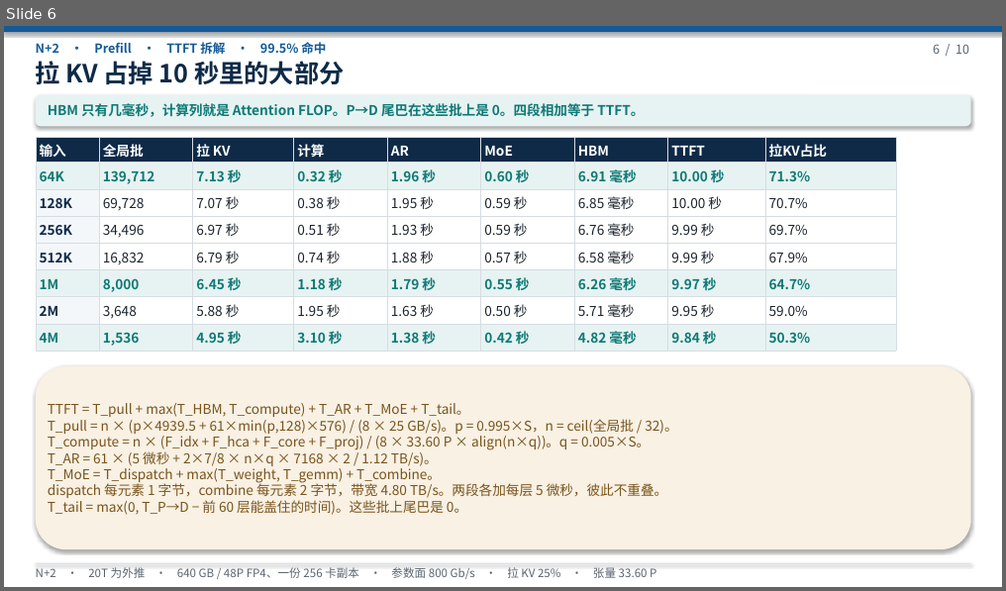
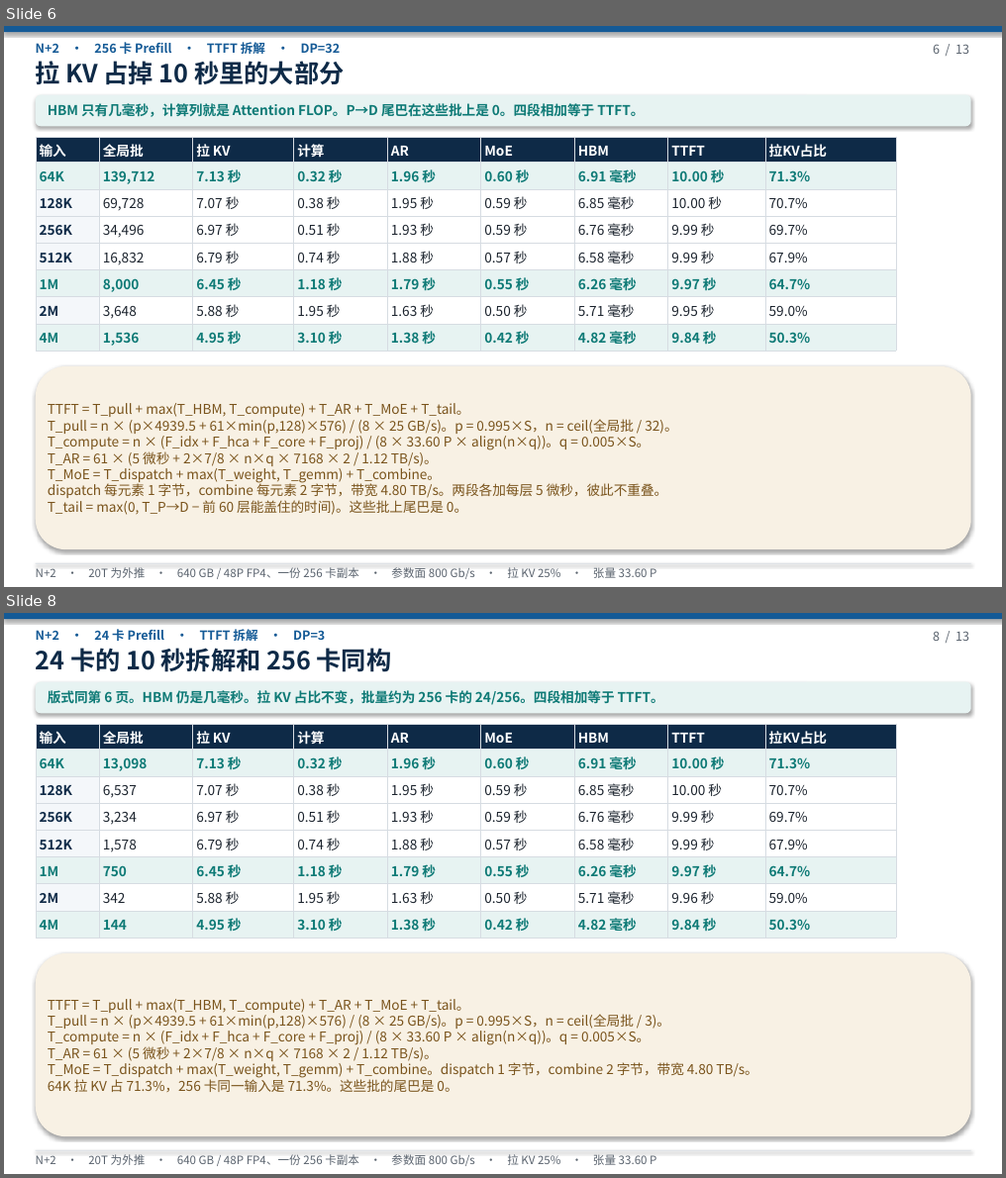
Before and after one commit to 69515164-rgb/UCL-MPComm, a slide deck: docs/deepseek-20t-n2-slo.pptx. Shown one above the other, each under a label of ours: slide 6 before the commit, slides 6 and 8 after it; the slides between them are not shown. The pictures are 1006x591 and 1006x1178 pixels, drawn with LibreOffice and Linux fonts; fonts in the diff are those of the drawing. Boxes give left, top, right and bottom in pixels: in the first picture for what was removed or moved away, otherwise in the second. Text is boxed around its words. In the diff, an @@ line names an element or a change of style, - is before the commit and + after.

```diff
--- a/docs/deepseek-20t-n2-slo.pptx
+++ b/docs/deepseek-20t-n2-slo.pptx
@@ slide 8 added at box(4, 613, 1002, 1174), background #FFFFFF @@
@@ rectangle added at box(4, 613, 1002, 619), fill #145A96 @@
@@ text added at box(36, 629, 325, 641), 12 pt, text #145A96, bold @@
+N+2 · 24 卡 Prefill · TTFT 拆解 · DP=3
@@ text added at box(933, 631, 969, 641), 12 pt, text #5A636E @@
+8 / 13
@@ text added at box(36, 648, 392, 672), 24 pt, text #0E2A47, bold @@
+24 卡的 10 秒拆解和 256 卡同构
@@ rounded rectangle added at box(36, 682, 971, 713), fill #E7F3F2 @@
@@ text added at box(48, 690, 664, 705), 13 pt, text #0E7A76, bold @@
+版式同第 6 页。HBM 仍是几毫秒。拉 KV 占比不变，批量约为 256 卡的 24/256。四段相加等于 TTFT。
@@ table added at box(36, 724, 896, 938), 8 rows, 9 columns @@
+输入 | 全局批 | 拉 KV | 计算 | AR | MoE | HBM | TTFT | 拉KV占比
+64K | 13,098 | 7.13 秒 | 0.32 秒 | 1.96 秒 | 0.60 秒 | 6.91 毫秒 | 10.00 秒 | 71.3%
+128K | 6,537 | 7.07 秒 | 0.38 秒 | 1.95 秒 | 0.59 秒 | 6.85 毫秒 | 10.00 秒 | 70.7%
+256K | 3,234 | 6.97 秒 | 0.51 秒 | 1.93 秒 | 0.59 秒 | 6.76 毫秒 | 9.99 秒 | 69.7%
+512K | 1,578 | 6.79 秒 | 0.74 秒 | 1.88 秒 | 0.57 秒 | 6.58 毫秒 | 9.99 秒 | 67.9%
+1M | 750 | 6.45 秒 | 1.18 秒 | 1.79 秒 | 0.55 秒 | 6.26 毫秒 | 9.97 秒 | 64.7%
+2M | 342 | 5.88 秒 | 1.95 秒 | 1.63 秒 | 0.50 秒 | 5.71 毫秒 | 9.96 秒 | 59.0%
+4M | 144 | 4.95 秒 | 3.10 秒 | 1.38 秒 | 0.42 秒 | 4.82 毫秒 | 9.84 秒 | 50.3%
@@ rounded rectangle added at box(36, 954, 971, 1137), fill #F8F1E4 @@
@@ text added at box(48, 999, 757, 1092), 13 pt, text #7A541C @@
+TTFT = T_pull + max(T_HBM, T_compute) + T_AR + T_MoE + T_tail。
+T_pull = n × (p×4939.5 + 61×min(p,128)×576) / (8 × 25 GB/s)。p = 0.995×S，n = ceil(全局批 / 3)。
+T_compute = n × (F_idx + F_hca + F_core + F_proj) / (8 × 33.60 P × align(n×q))。q = 0.005×S。
+T_AR = 61 × (5 微秒 + 2×7/8 × n×q × 7168 × 2 / 1.12 TB/s)。
+T_MoE = T_dispatch + max(T_weight, T_gemm) + T_combine。dispatch 1 字节，combine 2 字节，带宽 4.80 TB/s。
+64K 拉 KV 占 71.3%，256 卡同一输入是 71.3%。这些批的尾巴是 0。
@@ rectangle added at box(36, 1151, 971, 1152), fill #D6DCE2 @@
@@ text added at box(36, 1155, 656, 1166), 11 pt, text #5A636E @@
+N+2 · 20T 为外推 · 640 GB / 48P FP4、一份 256 卡副本 · 参数面 800 Gb/s · 拉 KV 25% · 张量 33.60 P
@@ slide 6 changed as well @@
@@ text at box(36, 40, 341, 57): text changed @@
-N+2 · Prefill · TTFT 拆解 · 99.5% 命中
+N+2 · 256 卡 Prefill · TTFT 拆解 · DP=32
@@ text at box(933, 44, 969, 54): text changed @@
-6 / 10
+6 / 13
```
Also in this commit, not shown: 9 other slides changed, 2 other slides added, 2 other files.
